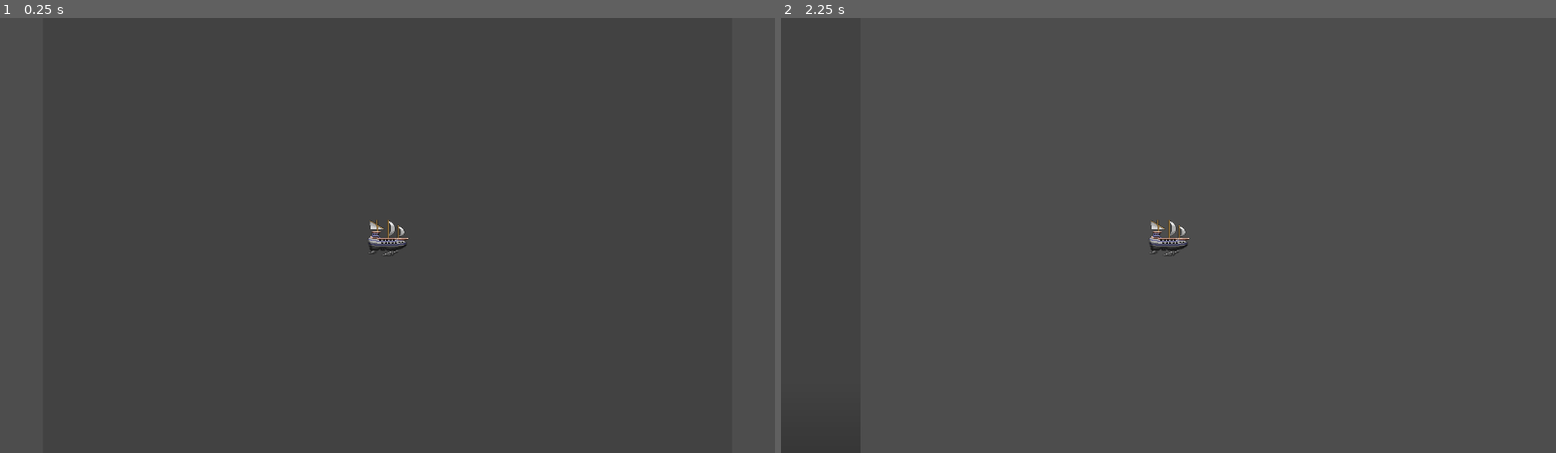
Above: before the commit, frames 1-2 (left to right).
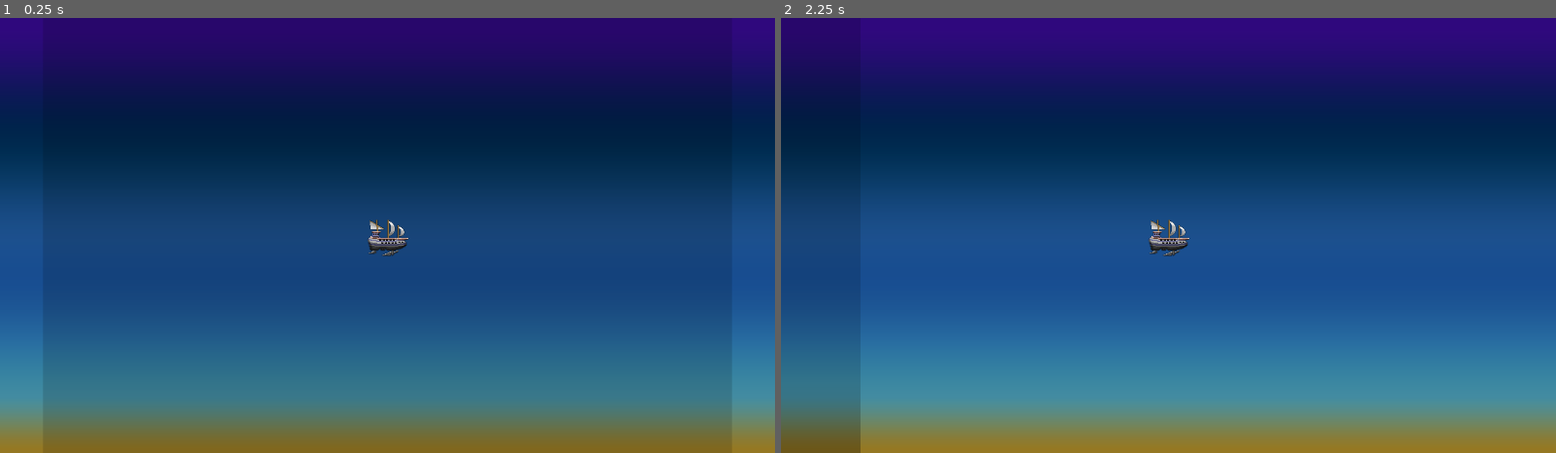
Above: after the commit, the same moments.

Repository: SilverKnightGG/Speed-Mini-Jam
Game: Godot game, scene res://Scenes/stage.tscn
Same seed, same stepped clock (60 frames per second), same inputs: the game is played once before the commit and once after it. The project has no main scene, so this scene is started directly.
Inputs:
- Up to frame 1 (0.25 s): no input
- Up to frame 2 (2.25 s): tap Enter at 0.5 s; hold Right (RIGHT) 0.53-1.28 s; hold Down (DOWN) 1.28-2.03 s; hold Right (RIGHT) from 2.03 s (still down)

The runs differ from the first frame. In frame 1, 100% of the frame differs, in the area x 0-100%, y 0-100%; in frame 2, 100%.
Error in both runs: Invalid access to property or key 'animation_changed' on a base object of type 'Nil'. (res://Scenes/Entities/ship_entity.gd:97)

Commit message:
Added GradientBackground and apparently must recommit some Dan stuff -GradientBackground remains static as a skybox-like background
-Godot creates engine specific imports of stuff, and so I'm commiting
 those files from Dan's stuff.  That's why it makes me do it this way.

Signed-off-by: Keith Winget <keith2blu@gmail.com>

Diff:
--- a/Scenes/Entities/ship_entity.tscn
+++ b/Scenes/Entities/ship_entity.tscn
@@ -9,8 +9,20 @@
 [sub_resource type="CircleShape2D" id="CircleShape2D_eju28"]
 radius = 24.0
 
-[node name="ShipEntity" type="Node2D"]
+[sub_resource type="Gradient" id="Gradient_5cpm7"]
+interpolation_mode = 2
+offsets = PackedFloat32Array(0.0519481, 0.162338, 0.383117, 0.519481, 0.720779, 0.935065)
+colors = PackedColorArray(0.931552, 0.751742, 0.220603, 1, 0.422145, 0.868124, 0.999784, 1, 0.163815, 0.504447, 0.911079, 1, 0.16705, 0.485013, 0.852948, 1, 0, 0.230633, 0.4757, 1, 0.2964, 0.0546, 0.78, 1)
+
+[sub_resource type="GradientTexture2D" id="GradientTexture2D_byr66"]
+gradient = SubResource("Gradient_5cpm7")
+width = 1024
+height = 768
+fill_from = Vector2(1, 1)
+
+[node name="ShipEntity" type="Node2D" node_paths=PackedStringArray("scale_source")]
 script = ExtResource("1_5cpm7")
+scale_source = NodePath("MovingNodes")
 
 [node name="Mover" type="Area2D" parent="."]
 unique_name_in_owner = true
@@ -34,6 +46,13 @@
 unique_name_in_owner = true
 script = ExtResource("5_rif75")
 
+[node name="GradientBackground" type="Sprite2D" parent="MovingNodes"]
+self_modulate = Color(0.63, 0.63, 0.63, 1)
+z_index = -2
+position = Vector2(1.49998, 1.50001)
+scale = Vector2(1.27051, 0.923177)
+texture = SubResource("GradientTexture2D_byr66")
+
 [node name="MoverSprite" type="Sprite2D" parent="MovingNodes"]
 unique_name_in_owner = true
 texture = ExtResource("3_rif75")
Not shown, added: Assets/Graphics/Exploded Ships Sprite Sheets/Balloon Ship - HD - exploded - pieces - master sprite sheet 64x64.png.import
Not shown, added: Assets/Graphics/Exploded Ships Sprite Sheets/Battle Blimp - HD - exploded - pieces - master sprite sheet.png.import
Not shown, added: Assets/Graphics/Exploded Ships Sprite Sheets/Copper Steamback - HD - exploded - pieces - master sprite sheet - all 64x64.png.import
Not shown, added: Assets/Graphics/Exploded Ships Sprite Sheets/Little Blimp - exploded - pieces - master sprite sheet - all 32x32.png.import
Not shown: 1 places in Scenes/Entities/ship_entity.tscn that only renumber resources
